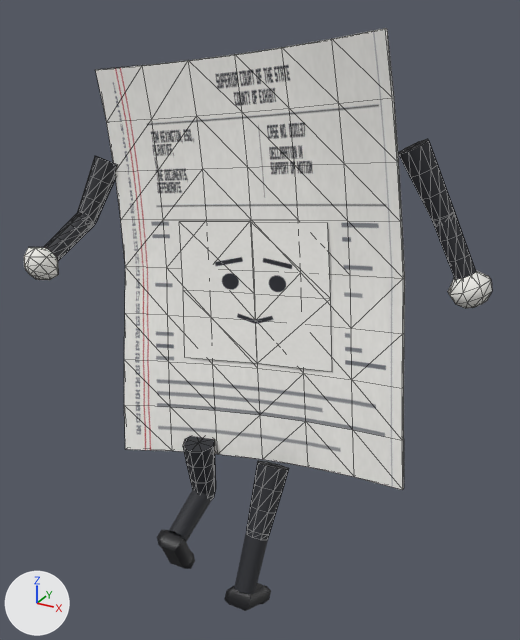
What one commit did to the glTF model build/enemies/enemy_pleading.glb.
Both versions are drawn from a 50 mm lens placed at (0.427, -0.667, 0.727), pointed at (0.016, 0.081, 0.353). Arrows for +X, +Y and +Z are at lower left; the lights stay in place. The first picture is the older version. Mesh edges are drawn as thin lines on the coarser meshes. Where no turn or scale is listed for an object, it has been applied to the vertices.

The first picture shows 'Arm_L', 'Arm_R', 'Body', 'Face_Calm', 'Forearm_L', 'Forearm_R', 'Leg_L', 'Leg_R', 'Shin_L', 'Shin_R'.
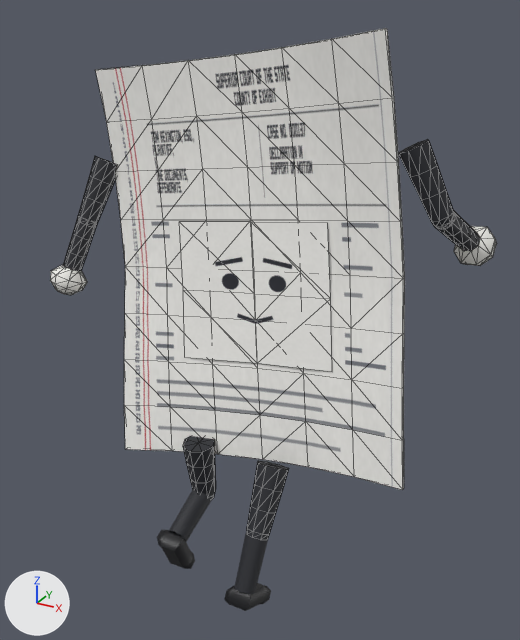
The change, as JSON lines over the scene's bpy script:
```json
{"op": "set", "path": "ob_arm_l.rotation_euler", "old": "(-0.307, 0.317, -0.0993)", "new": "(-0.265, 0.321, -0.0861)", "note": "degrees (-18, 18, -5.7) -> degrees (-15, 18, -4.9)"}
{"op": "set", "path": "ob_forearm_l.rotation_euler", "old": "(-0.59, 0.0, 0.0)", "new": "(0.0248, 0.0, 0.0)", "note": "degrees (-34, 0, 0) -> degrees (1.4, 0, 0)"}
{"op": "set", "path": "ob_arm_r.rotation_euler", "old": "(0.307, -0.317, -0.0993)", "new": "(0.265, -0.321, -0.0861)", "note": "degrees (18, -18, -5.7) -> degrees (15, -18, -4.9)"}
{"op": "set", "path": "ob_forearm_r.rotation_euler", "old": "(-0.133, 0.0, 0.0)", "new": "(0.787, 0.0, 0.0)", "note": "degrees (-7.6, 0, 0) -> degrees (45, 0, 0)"}
```

Boxes (x1, y1, x2, y2) around the edits, measured in the pictures (520 x 640 px):
```json
{"object": "Forearm_R", "change": "turned", "before": [432, 212, 492, 308], "after": [434, 210, 496, 266]}
{"object": "Forearm_L", "change": "turned", "before": [24, 213, 94, 280], "after": [50, 216, 98, 295]}
{"object": "Arm_R", "change": "turned", "before": [398, 139, 455, 221], "after": [398, 139, 455, 229]}
{"object": "Arm_L", "change": "turned", "before": [77, 156, 117, 225], "after": [78, 156, 117, 223]}
```
